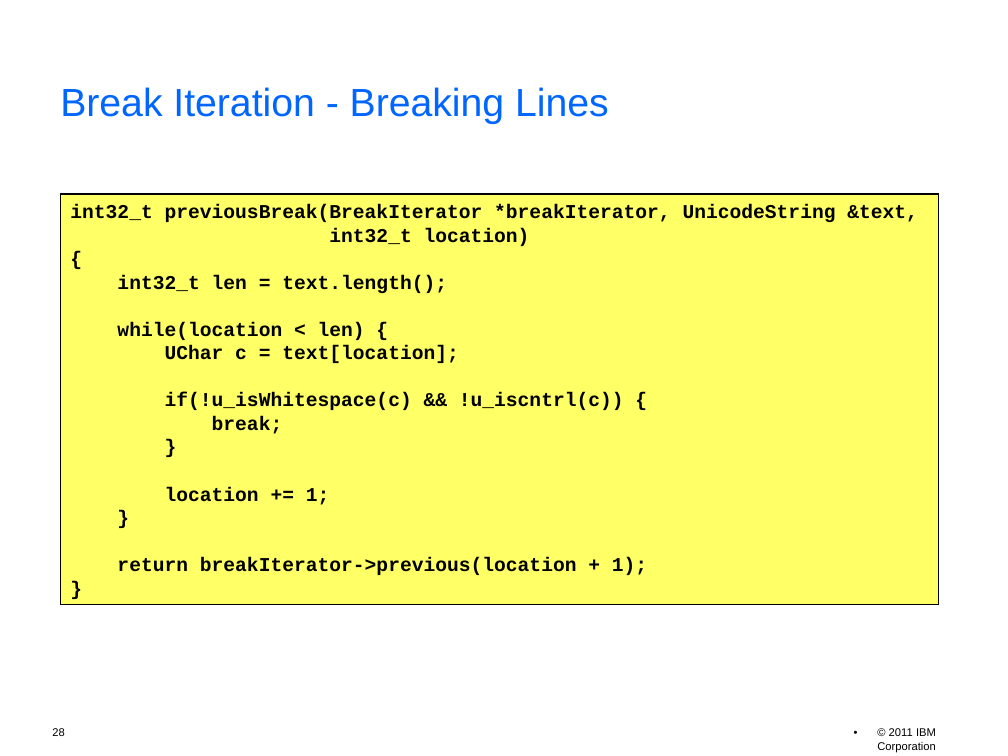
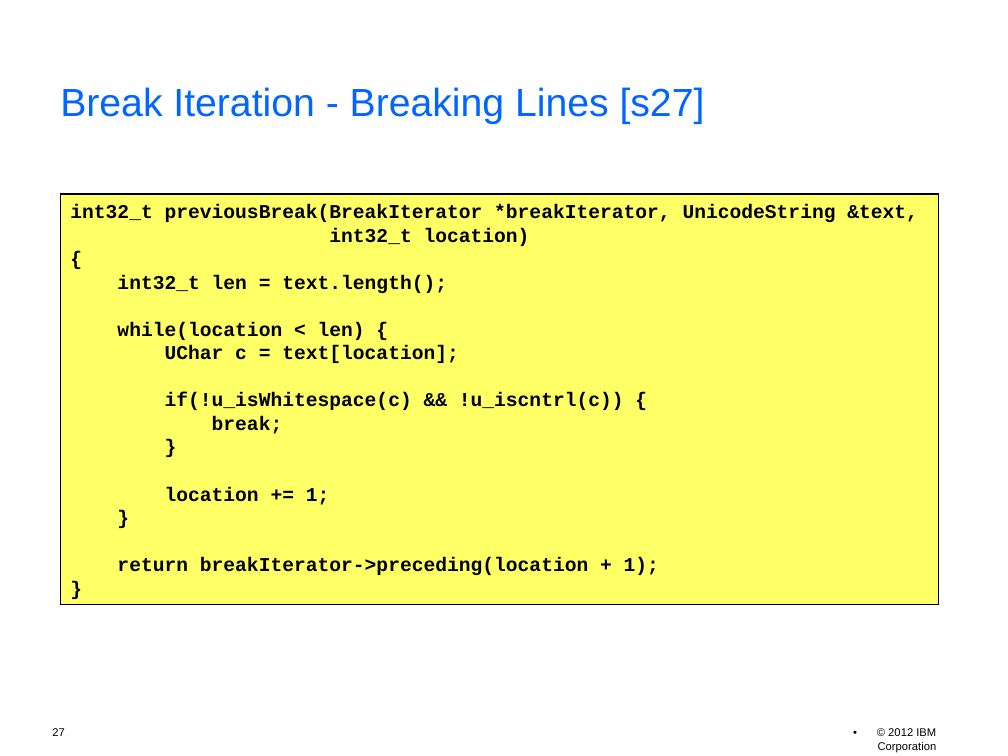
Before and after one commit to unicode-org/icu-docs, a slide deck: slide 27 of docs/pres/icu_workshop.odp (slide 28 before the commit). Drawn at 1008x756 pixels with LibreOffice and Linux fonts; fonts in the diff are those of the drawing; background and template pictures are left out. Boxes give left, top, right and bottom in pixels: in the first picture for what was removed or moved away, otherwise in the second. Text is boxed around its words. In the diff, an @@ line names an element or a change of style, - is before the commit and + after.

```diff
--- a/docs/pres/icu_workshop.odp
+++ b/docs/pres/icu_workshop.odp
@@ title at <box>60,87,705,124</box>: text changed @@
-Break Iteration - Breaking Lines
+Break Iteration - Breaking Lines [s27]
@@ text in rectangle at <box>117,557,659,575</box>: text changed @@
-return breakIterator->previous(location + 1);
+return breakIterator->preceding(location + 1);
@@ page number at <box>52,728,64,736</box>: text changed @@
-28
+27
@@ text at <box>878,728,937,752</box>: text changed @@
-• © 2011 IBM Corporation
+• © 2012 IBM Corporation
```
Also in this commit, not shown: 55 other slides changed, 1 slide added, 2 slides removed, 1 other file.
